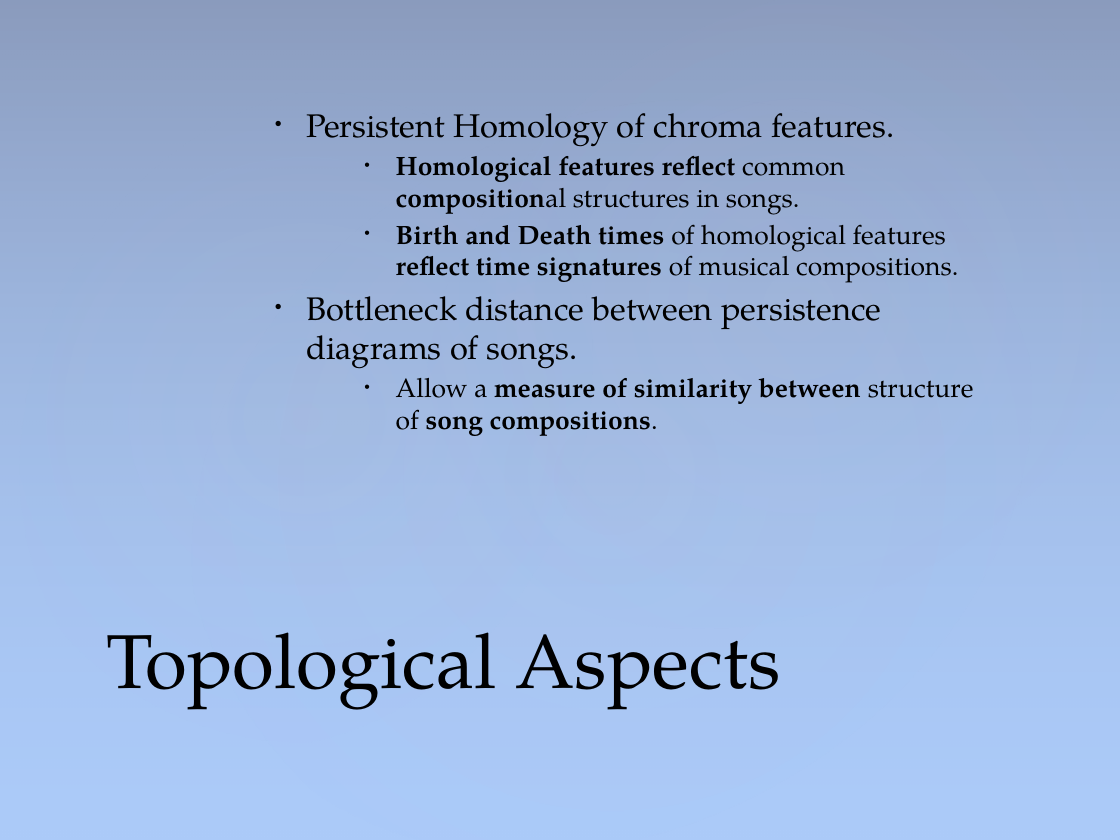
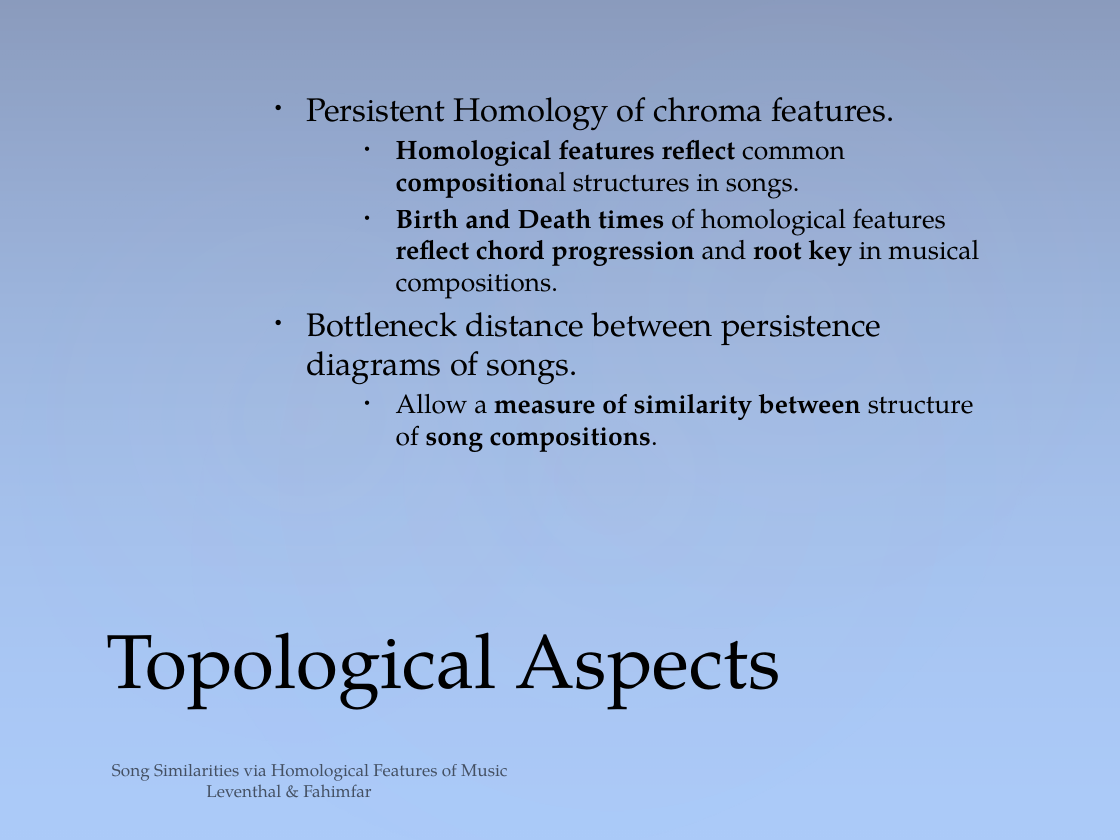
Before and after one commit to sam-lev/Classifications-Of-Songs-via-Homology-of-Chroma-Features, a slide deck: slide 8 of project/presentation/PresentationPowerPoint.pptx (slide 9 before the commit). Drawn at 1120x840 pixels with LibreOffice and Linux fonts; fonts in the diff are those of the drawing. Boxes give left, top, right and bottom in pixels: in the first picture for what was removed or moved away, otherwise in the second. Text is boxed around its words. In the diff, an @@ line names an element or a change of style, - is before the commit and + after.

Commit message:
presentation and started shortloop and counting homological features in songs and their size to approximate which keys

```diff
--- a/project/presentation/PresentationPowerPoint.pptx
+++ b/project/presentation/PresentationPowerPoint.pptx
@@ text at bbox=[396, 208, 979, 299]: text changed; bold on @@
-    • Birth and Death times of homological features reflect time signatures of musical compositions.
+    • Birth and Death times of homological features reflect chord progression and root key in musical compositions.
@@ text added at bbox=[112, 764, 507, 797], 11 pt, text #000000 at 60% opacity @@
+Song Similarities via Homological Features of Music Leventhal & Fahimfar
```
Also in this commit, not shown: 12 other slides changed, 9 slides added, 4 slides removed, 38 other files.
